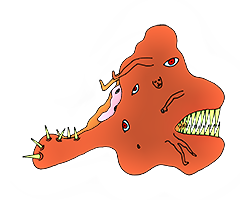
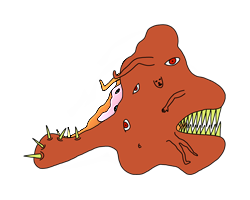
The second 250 × 200 image is a revision of the first. Changes to its layers:
painted on "Adult" over [22, 24, 226, 176]
